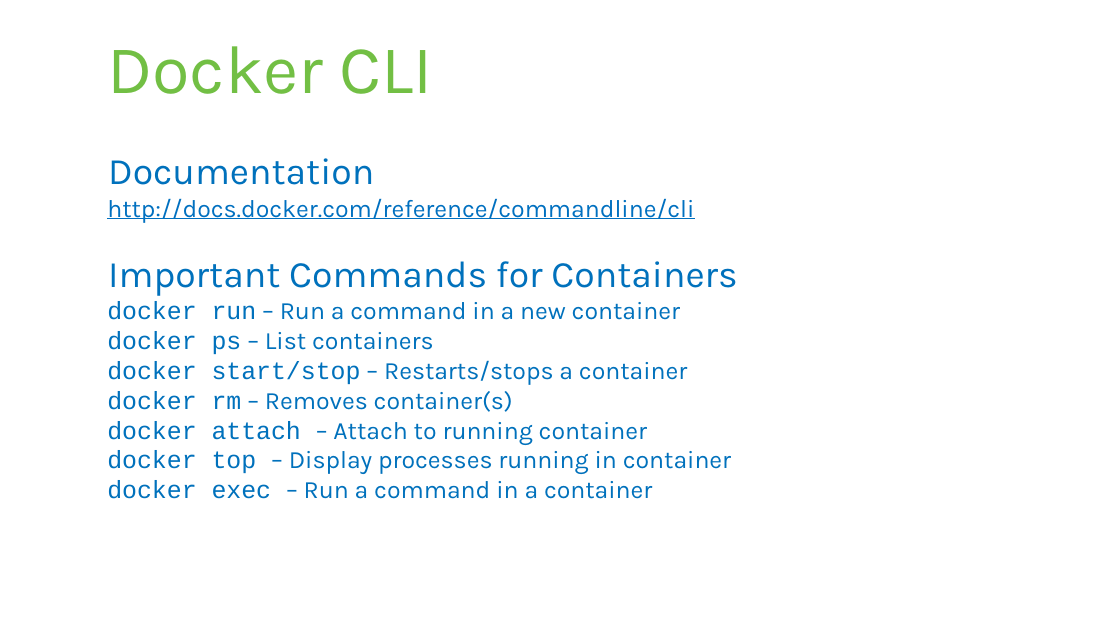
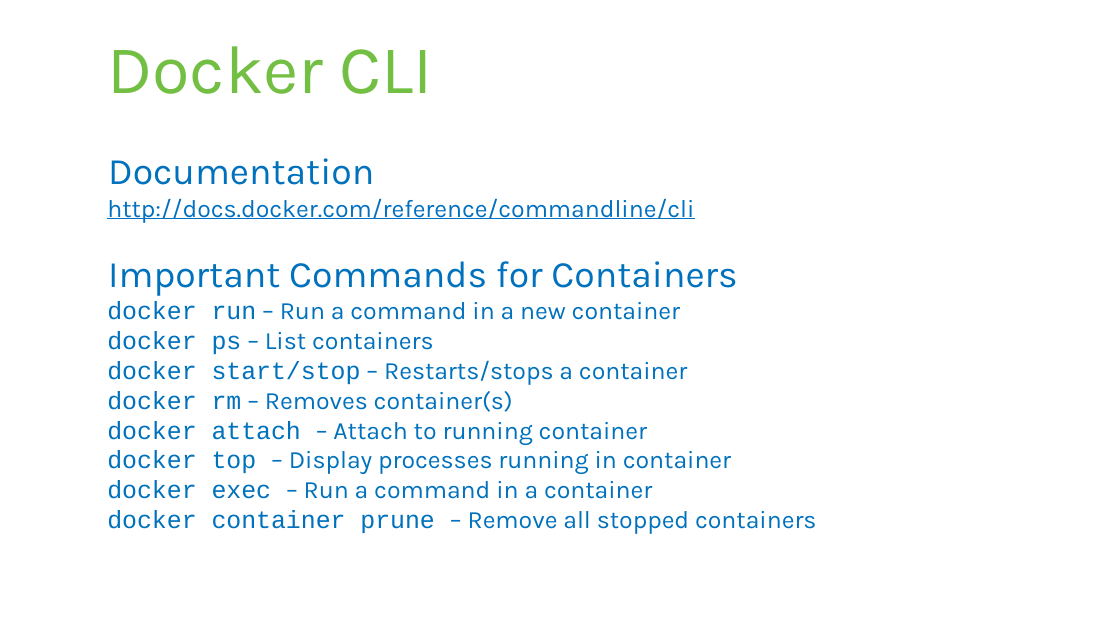
Before and after one commit to rstropek/DockerVS2015Intro, a slide deck: slide 20 of slides/Docker-Workshop.pptx (slide 22 before the commit). Drawn at 1120x630 pixels with LibreOffice and Linux fonts; fonts in the diff are those of the drawing. Boxes give left, top, right and bottom in pixels: in the first picture for what was removed or moved away, otherwise in the second. Text is boxed around its words. In the diff, an @@ line names an element or a change of style, - is before the commit and + after.

```diff
--- a/slides/Docker-Workshop.pptx
+++ b/slides/Docker-Workshop.pptx
@@ text at (107,510,816,534): paragraph added @@
+  docker container prune – Remove all stopped containers
```
Also in this commit, not shown: 15 other slides changed, 4 slides added, 6 slides removed, 4 other files.
